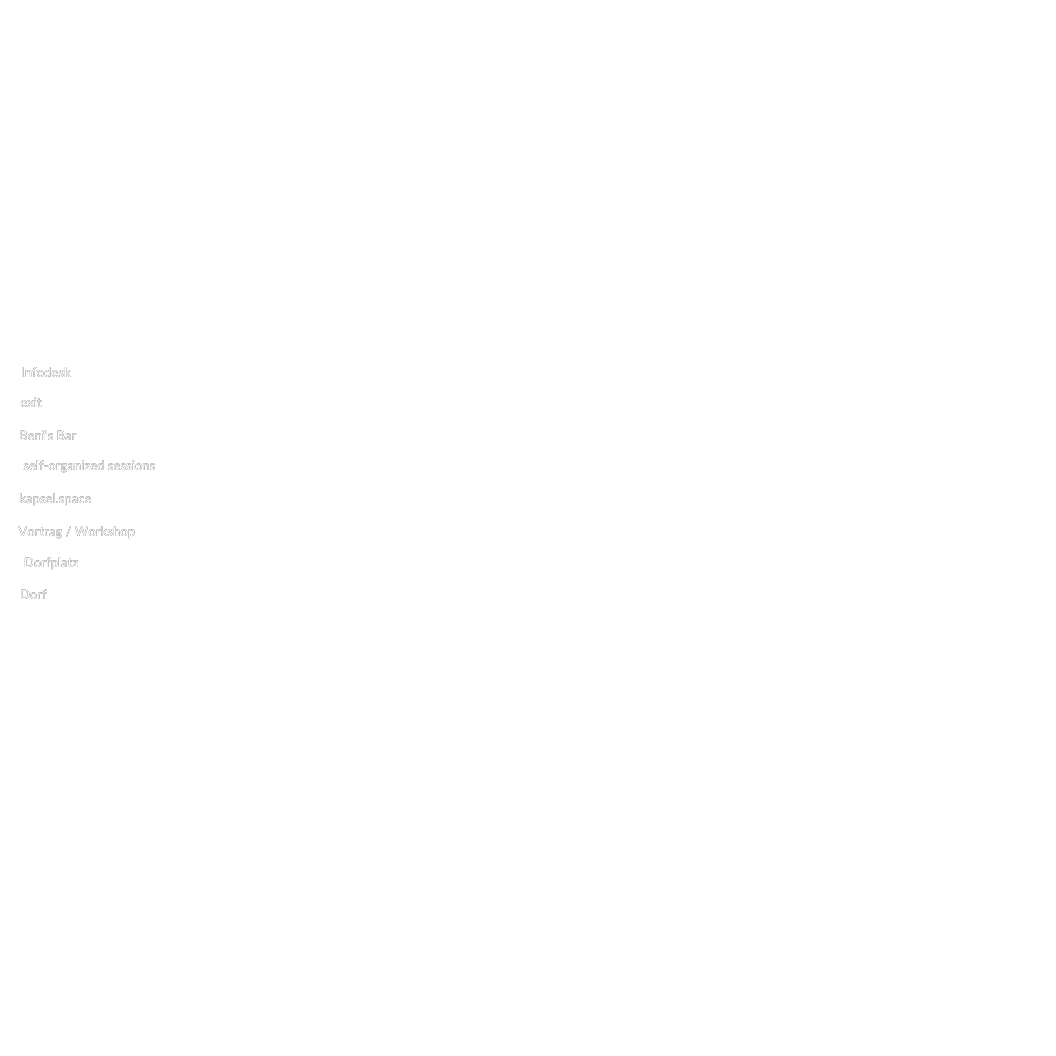
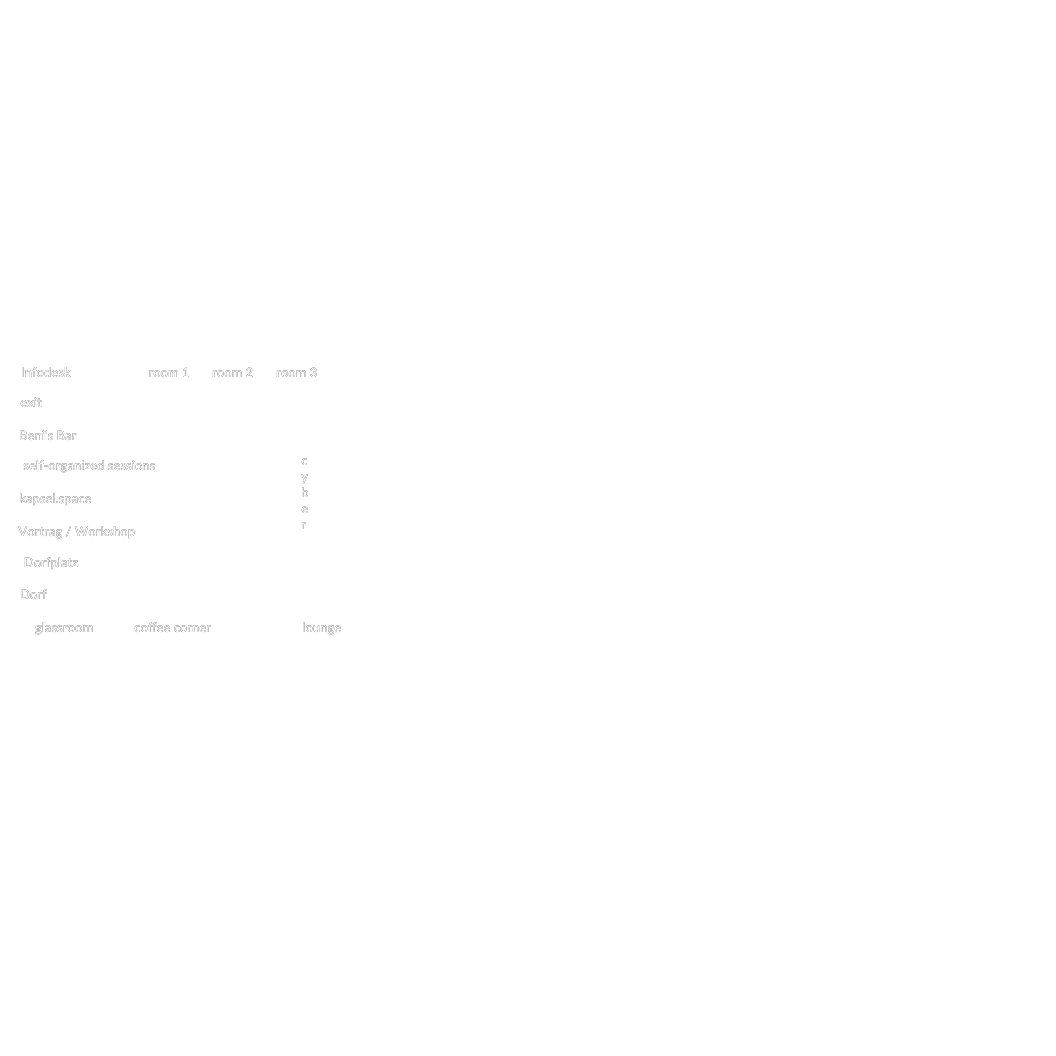
Two versions of the same layered image (w=1056, h=1056). Layer-by-layer changes:
painted on "Layer 1" over [23, 367, 341, 635]
